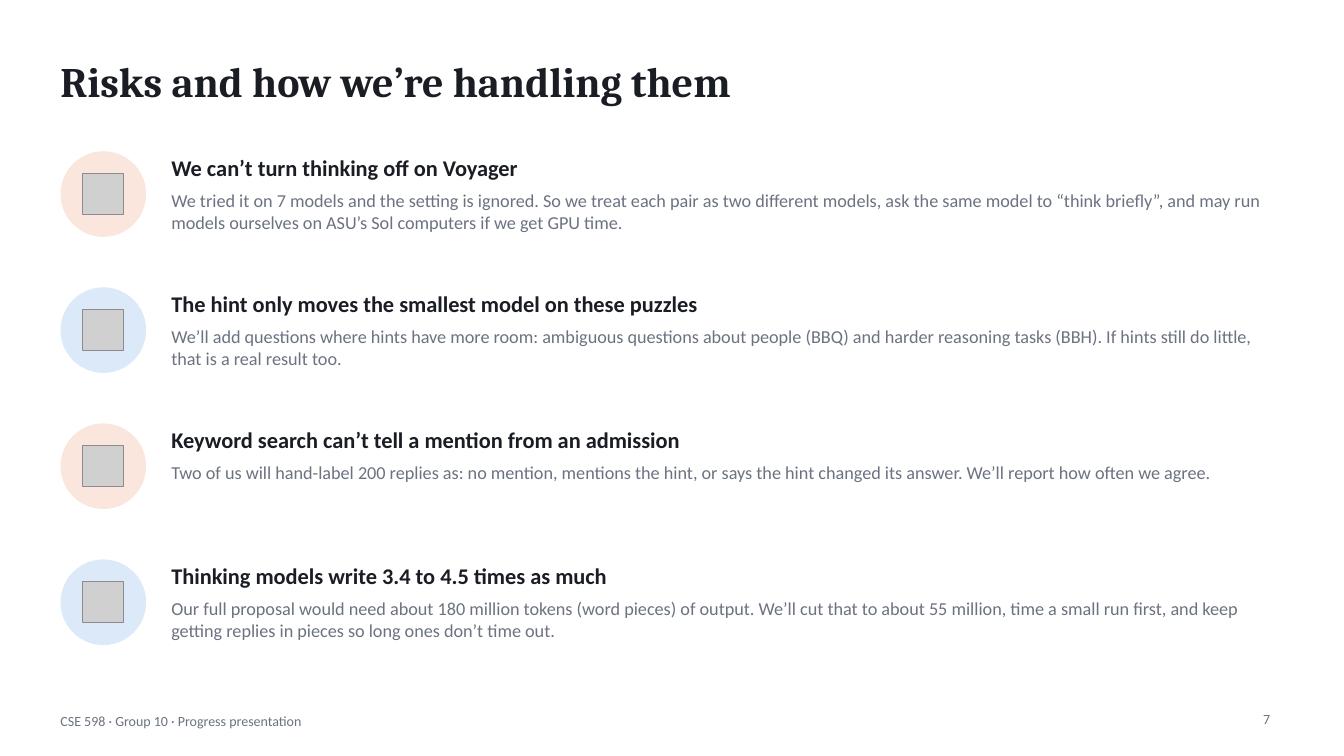
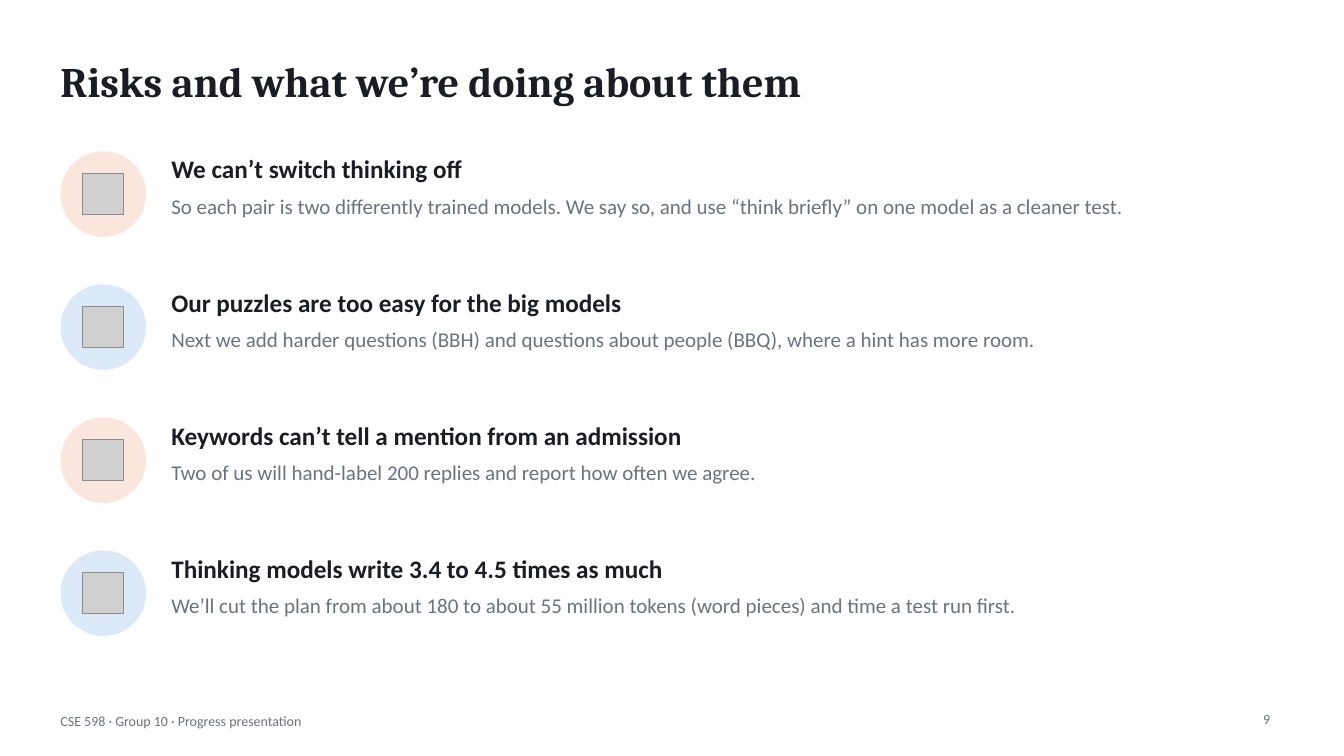
Before and after one commit to shrey-Bish/cse598-cot-faithfulness, a slide deck: slide 9 of presentation/CSE598_progress_presentation.pptx (slide 7 before the commit). Drawn at 1344x756 pixels with LibreOffice and Linux fonts; fonts in the diff are those of the drawing; grey boxes stand for pictures. Boxes give left, top, right and bottom in pixels: in the first picture for what was removed or moved away, otherwise in the second. Text is boxed around its words. In the diff, an @@ line names an element or a change of style, - is before the commit and + after.

Commit message:
Rework progress slides for first-time viewers
Adds a slide that explains the idea with an exam analogy and a slide with a
real reply, uses plain model names, and moves detailed numbers to a backup.

```diff
--- a/presentation/CSE598_progress_presentation.pptx
+++ b/presentation/CSE598_progress_presentation.pptx
@@ title at [60,67,801,107]: text changed @@
-Risks and how we’re handling them
+Risks and what we’re doing about them
@@ text at [171,160,462,183]: text changed; size 16 to 18 pt @@
-We can’t turn thinking off on Voyager
+We can’t switch thinking off
@@ text at [171,199,1123,218]: text changed; size 13 to 15 pt @@
-We tried it on 7 models and the setting is ignored. So we treat each pair as two different models, ask the same model to “think briefly”, and may run models ourselves on ASU’s Sol computers if we get GPU time.
+So each pair is two differently trained models. We say so, and use “think briefly” on one model as a cleaner test.
@@ text at [171,294,621,317]: text changed; size 16 to 18 pt @@
-The hint only moves the smallest model on these puzzles
+Our puzzles are too easy for the big models
@@ text at [171,332,1034,351]: text changed; size 13 to 15 pt @@
-We’ll add questions where hints have more room: ambiguous questions about people (BBQ) and harder reasoning tasks (BBH). If hints still do little, that is a real result too.
+Next we add harder questions (BBH) and questions about people (BBQ), where a hint has more room.
@@ ellipse: place and size @@
-ellipse at [60,423,146,509]
+ellipse at [60,417,146,503]
@@ picture: place and size @@
-picture at [83,446,124,487]
+picture at [83,440,124,481]
@@ text at [171,427,681,449]: text changed; size 16 to 18 pt @@
-Keyword search can’t tell a mention from an admission
+Keywords can’t tell a mention from an admission
@@ text at [171,465,755,484]: text changed; size 13 to 15 pt @@
-Two of us will hand-label 200 replies as: no mention, mentions the hint, or says the hint changed its answer. We’ll report how often we agree.
+Two of us will hand-label 200 replies and report how often we agree.
@@ ellipse: place and size @@
-ellipse at [60,560,146,645]
+ellipse at [60,551,146,636]
@@ text "Thinking models write 3.4 to ...": place and size @@
-text "Thinking models write 3.4 to ..." at [171,568,606,588]
+text "Thinking models write 3.4 to ..." at [171,560,662,583]
@@ text "Thinking models write 3.4 to ..." at [171,560,662,583]: size 16 to 18 pt @@
@@ picture: place and size @@
-picture at [83,582,124,623]
+picture at [83,573,124,614]
@@ text at [171,598,1015,617]: text changed; size 13 to 15 pt @@
-Our full proposal would need about 180 million tokens (word pieces) of output. We’ll cut that to about 55 million, time a small run first, and keep getting replies in pieces so long ones don’t time out.
+We’ll cut the plan from about 180 to about 55 million tokens (word pieces) and time a test run first.
@@ page number at [1263,715,1270,724]: text changed @@
-7
+9
```
Also in this commit, not shown: 8 other slides changed, 5 slides added, 2 slides removed, 1 other file.
